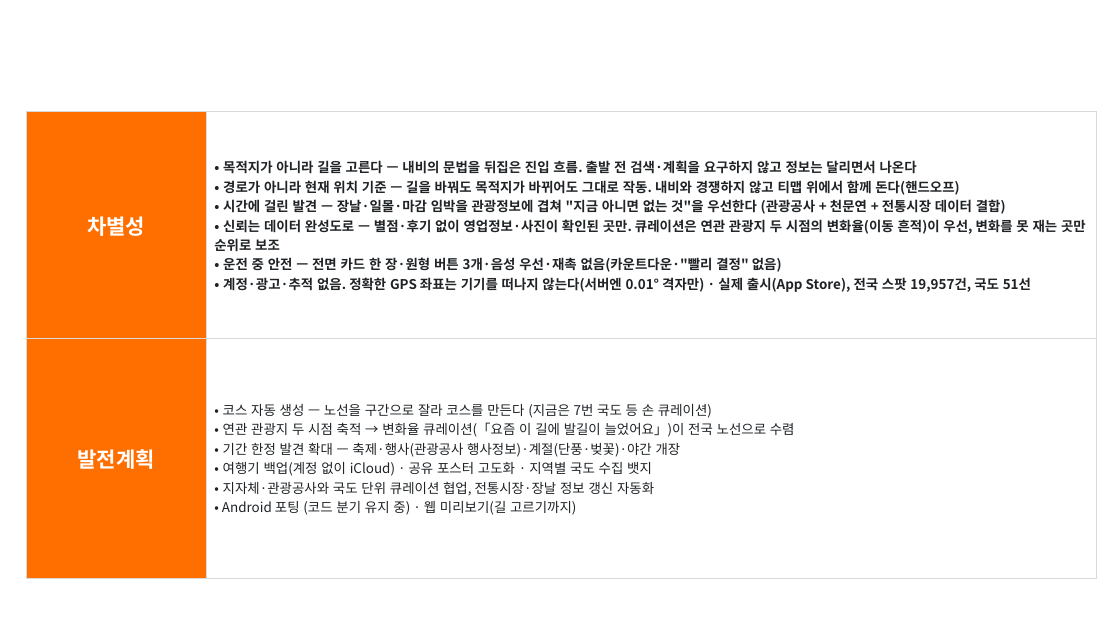
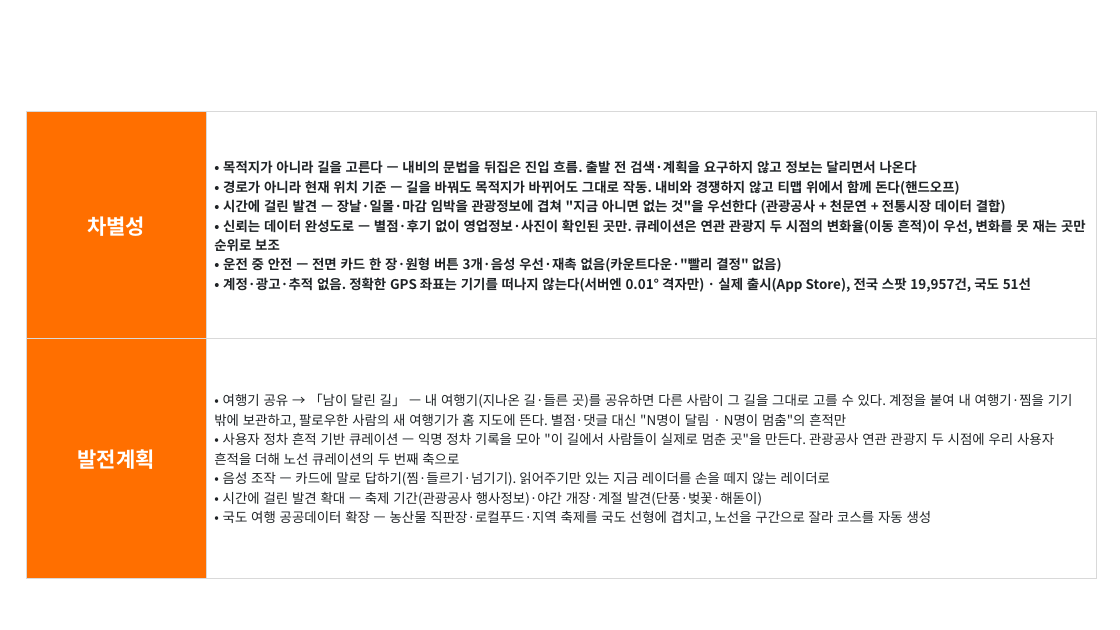
Before and after one commit to Hyee0ne/p-trip, a slide deck: slide 12 of docs/기능설명서_P의여행.pptx. Drawn at 1120x630 pixels with LibreOffice and Linux fonts; fonts in the diff are those of the drawing; background and template pictures are left out. Boxes give left, top, right and bottom in pixels: in the first picture for what was removed or moved away, otherwise in the second. Text is boxed around its words. In the diff, an @@ line names an element or a change of style, - is before the commit and + after.

```diff
--- a/docs/기능설명서_P의여행.pptx
+++ b/docs/기능설명서_P의여행.pptx
@@ table at box(26, 112, 1096, 578) @@
@@ row 2, column 2: "• 코스 자동 생성 — 노선을 구간으로 잘라 코스를 만든다 (지금은 7번 국도 등 손 큐레이션) / • 연관 관광지 두 시점 축적 → 변화율 큐레이션(「요즘 이 길에 발길이 늘었어요」)이 전국 노선으로 수렴 / • 기간 한정 발견 확대 — 축제·행사(관광공사 행사정보)·계절(단풍·벚꽃)·야간 개장 / • 여행기 백업(계정 없이 iCloud) · 공유 포스터 고도화 · 지역별 국도 수집 뱃지 / • 지자체·관광공사와 국도 단위 큐레이션 협업, 전통시장·장날 정보 갱신 자동화 / • Android 포팅 (코드 분기 유지 중) · 웹 미리보기(길 고르기까지)" to "• 여행기 공유 → 「남이 달린 길」 — 내 여행기(지나온 길·들른 곳)를 공유하면 다른 사람이 그 길을 그대로 고를 수 있다. 계정을 붙여 내 여행기·찜을 기기 밖에 보관하고, 팔로우한 사람의 새 여행기가 홈 지도에 뜬다. 별점·댓글 대신 "N명이 달림 · N명이 멈춤"의 흔적만 / • 사용자 정차 흔적 기반 큐레이션 — 익명 정차 기록을 모아 "이 길에서 사람들이 실제로 멈춘 곳"을 만든다. 관광공사 연관 관광지 두 시점에 우리 사용자 흔적을 더해 노선 큐레이션의 두 번째 축으로 / • 음성 조작 — 카드에 말로 답하기(찜·들르기·넘기기). 읽어주기만 있는 지금 레이더를 손을 떼지 않는 레이더로 / • 시간에 걸린 발견 확대 — 축제 기간(관광공사 행사정보)·야간 개장·계절 발견(단풍·벚꽃·해돋이) / • 국도 여행 공공데이터 확장 — 농산물 직판장·로컬푸드·지역 축제를 국도 선형에 겹치고, 노선을 구간으로 잘라 코스를 자동 생성" @@
```
Also in this commit, not shown: 2 other files.
